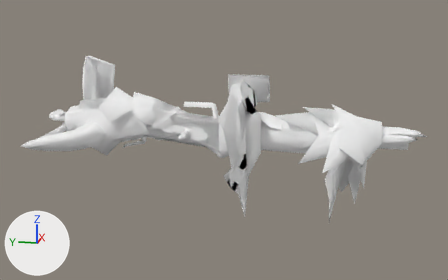
What one commit did to the glTF model docs/models/weapons/w04/123.glb.
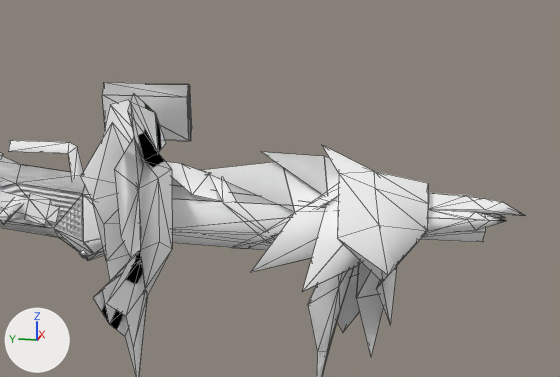
Each version appears first whole from a 50 mm lens placed at (-3.292, -0.785, 0.585), pointed at (-0.006, -0.128, -0.236), and next in a close-up on the part from 40% to 99% of the width and 13% to 76% of the height. Arrows for +X, +Y and +Z are at lower left; the lights stay in place. The first two pictures are the older version. The close-ups show mesh edges as thin lines. Vertices at exactly the same position are counted once.

Objects in the first close-up: 'Group[0]', 'Group[100]', 'Group[1]', 'Group[2]'.
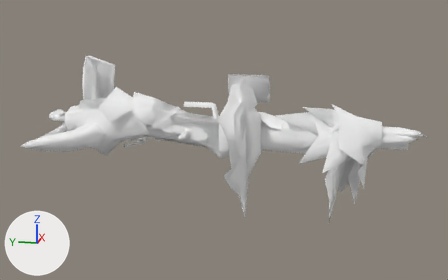
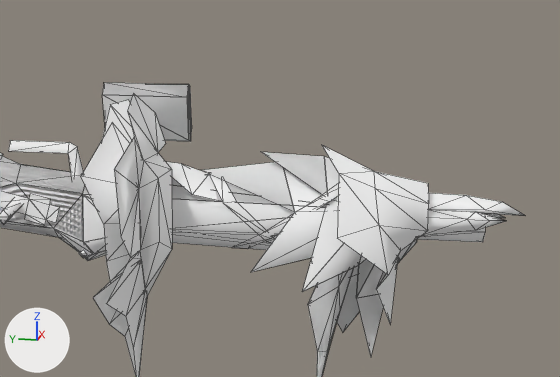
Patch to the scene script:
```diff
--- a/docs/models/weapons/w04/123.glb.py
+++ b/docs/models/weapons/w04/123.glb.py
@@ me_group_1 @@
 # used by ob_group_1; location = (0.0, 0.0, 0.0)
-me_group_1.from_pydata(...)  # 62 vertices, 115 faces; spans x -0.198..0.193, y -1.206..-0.707, z -0.472..-0.013
+me_group_1.from_pydata(...)  # 56 vertices, 80 faces; spans x -0.198..0.193, y -1.206..-0.707, z -0.472..-0.013
+# me_group_1 part 1
+# 6 vertices are removed from x -0.15..0.067, y -1.106..-0.868, z -0.318..-0.132
+# 35 faces are deleted
 me_group_1.materials.append(mat_xfba1__m00_hbg123)
@@ me_group_2 @@
 # used by ob_group_2; location = (0.0, 0.0, 0.0)
 # verts and faces of me_group_2; kept vertices keep their numbers, new ones are numbered from 58
 # before: 0 (-0.185, -0.287, -0.033) at pixel (143, 160), 2 (-0.261, -0.275, 0.038) at pixel (134, 136), 3 (-0.227, -0.29, -0.271) at pixel (141, 259), 6 (-0.237, -0.289, -0.177), 8 (-0.322, -0.221, -0.253) at pixel (106, 261)
 # before: 9 (-0.247, -0.285, -0.088) at pixel (138, 188), 10 (-0.248, -0.22, 0.068) at pixel (112, 122), 12 (-0.097, -0.309, -0.03) at pixel (158, 152), 15 (-0.054, -0.293, 0.063) at pixel (155, 112), 23 (-0.237, -0.212, -0.439) at pixel (109, 324)
 # before: 27 (-0.247, -0.29, -0.242) at pixel (140, 250), 55 (-0.157, -0.249, 0.104) at pixel (130, 102), 56 (-0.312, -0.21, -0.325) at pixel (102, 288), 57 (-0.348, -0.192, -0.1) at pixel (92, 200)
-me_group_2.from_pydata(...)  # 58 vertices, 77 faces; spans x -0.387..-0.02, y -0.347..-0.164, z -0.682..0.122
+me_group_2.from_pydata(...)  # 55 vertices, 69 faces; spans x -0.387..-0.02, y -0.347..-0.164, z -0.682..0.122
+# me_group_2 part 2
+delete_vertices([55, 56, 57])  # with the faces that use them
 me_group_2.materials.append(mat_xfba1__m00_hbg123)
 me_group_2.materials.append(mat_xfb__e0__m00_hbg123_env)
-me_group_2.materials.append(mat_xfb_0__m00_hbg123)  # white #ffffff
```

Location of each change, [x1, y1, x2, y2] in pixels of the close-ups (560 x 377 px):
part 1 of me_group_1, deleted: before [338, 217, 503, 324]
part 2 of me_group_2, deleted: before [93, 103, 158, 323]
